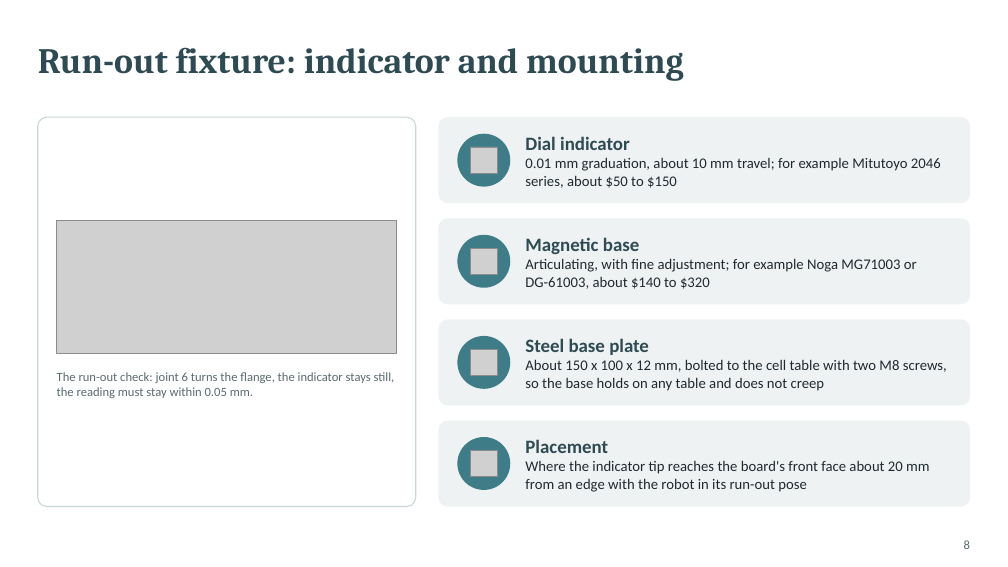
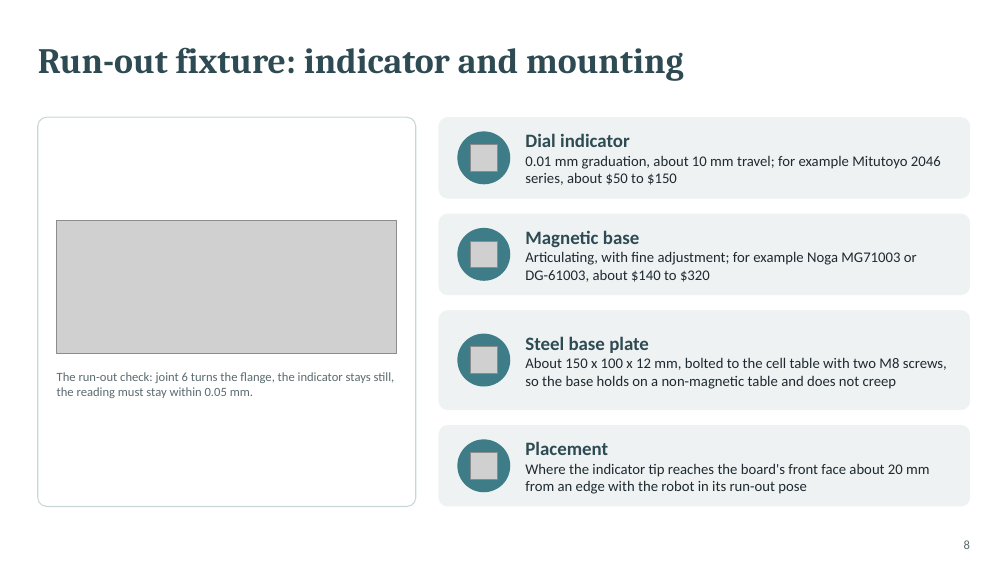
Before and after one commit to glibertyreach/plane_plane_registration, a slide deck: slide 8 of docs/presentations/registration_procurement_build.pptx. Drawn at 1008x567 pixels with LibreOffice and Linux fonts; fonts in the diff are those of the drawing; grey boxes stand for pictures. Boxes give left, top, right and bottom in pixels: in the first picture for what was removed or moved away, otherwise in the second. Text is boxed around its words. In the diff, an @@ line names an element or a change of style, - is before the commit and + after.

```diff
--- a/docs/presentations/registration_procurement_build.pptx
+++ b/docs/presentations/registration_procurement_build.pptx
@@ rounded rectangle: place and size @@
-rounded rectangle at (439, 117, 970, 203)
+rounded rectangle at (439, 117, 970, 199)
@@ proportions changed in 4 elements at (439, 117, 970, 199), (439, 425, 970, 507), (439, 310, 970, 410), (439, 214, 970, 296) @@
@@ rounded rectangle: place and size @@
-rounded rectangle at (439, 219, 970, 305)
+rounded rectangle at (439, 214, 970, 296)
@@ ellipse: place and size @@
-ellipse at (457, 235, 510, 288)
+ellipse at (457, 228, 510, 281)
@@ text "Magnetic base": place and size @@
-text "Magnetic base" at (525, 237, 917, 289)
+text "Magnetic base" at (525, 230, 917, 282)
@@ picture: place and size @@
-picture at (470, 248, 497, 274)
+picture at (470, 241, 497, 268)
@@ rounded rectangle: place and size @@
-rounded rectangle at (439, 319, 970, 405)
+rounded rectangle at (439, 310, 970, 410)
@@ text at (525, 357, 947, 389): text changed @@
-About 150 x 100 x 12 mm, bolted to the cell table with two M8 screws, so the base holds on any table and does not creep
+About 150 x 100 x 12 mm, bolted to the cell table with two M8 screws, so the base holds on a non-magnetic table and does not creep
@@ rounded rectangle: place and size @@
-rounded rectangle at (439, 420, 970, 507)
+rounded rectangle at (439, 425, 970, 507)
```
Also in this commit, not shown: 2 other slides changed, 14 other files.
